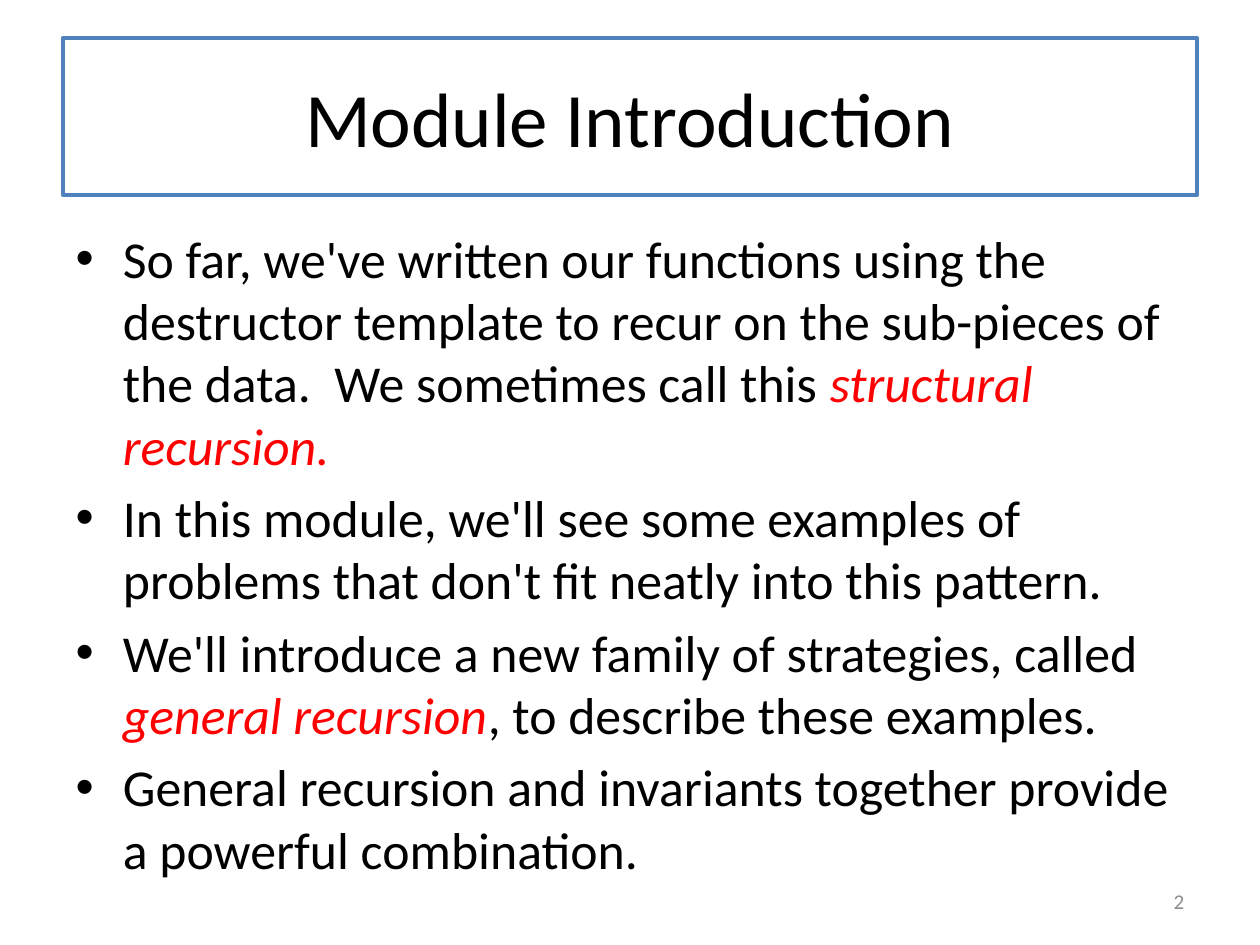
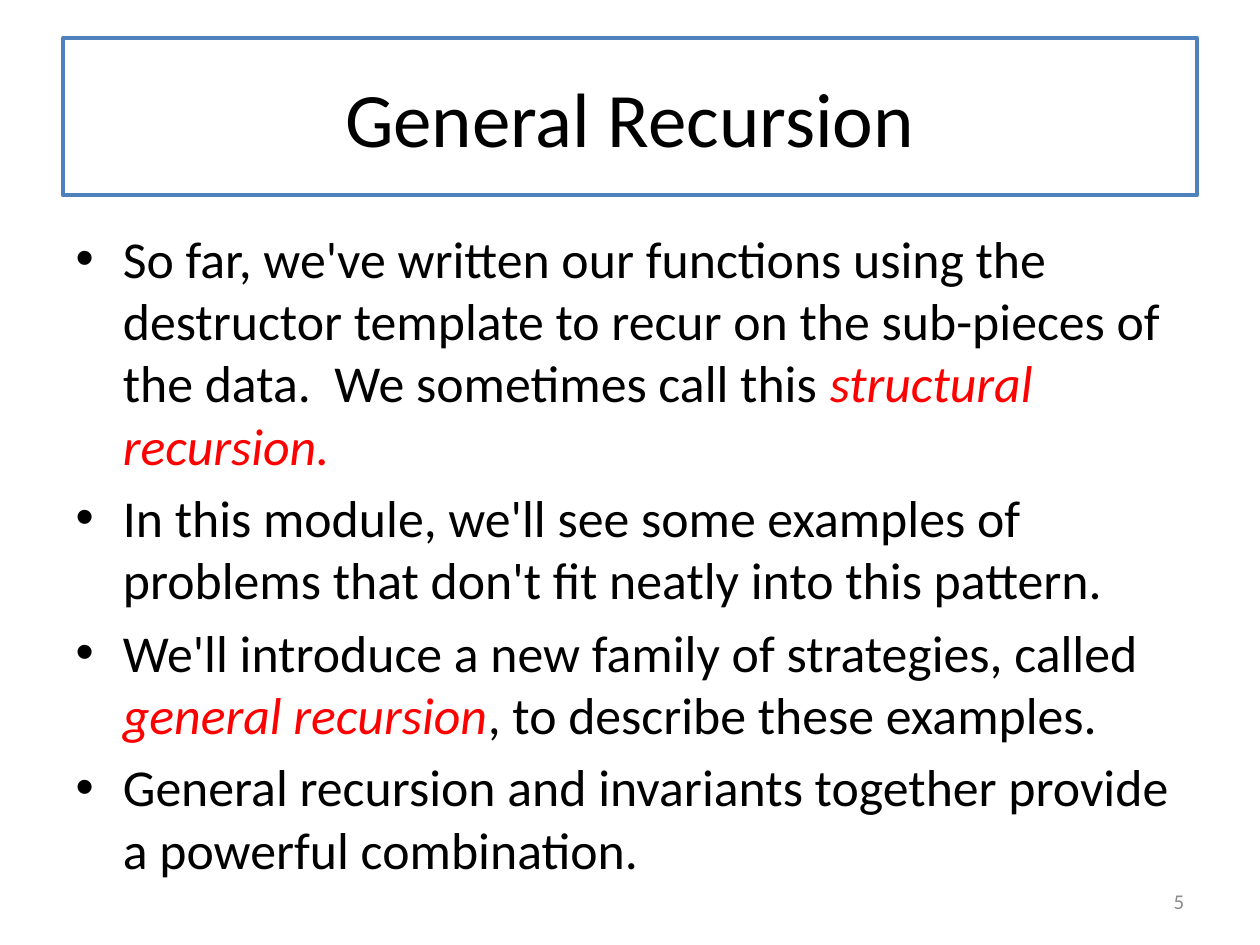
Before and after one commit to mwand/cs5010f17, a slide deck: slide 5 of Slides/Lesson 8.1-8.2 General Recursion.pptx (slide 2 before the commit). Drawn at 1260x945 pixels with LibreOffice and Linux fonts; fonts in the diff are those of the drawing. Boxes give left, top, right and bottom in pixels: in the first picture for what was removed or moved away, otherwise in the second. Text is boxed around its words. In the diff, an @@ line names an element or a change of style, - is before the commit and + after.

```diff
--- a/Slides/Lesson 8.1-8.2 General Recursion.pptx
+++ b/Slides/Lesson 8.1-8.2 General Recursion.pptx
@@ title at bbox=[345, 93, 914, 148]: text changed @@
-Module Introduction
+General Recursion
@@ page number at bbox=[1174, 895, 1185, 909]: text changed @@
-2
+5
```
Also in this commit, not shown: 5 other slides changed, 9 slides added, 1 slide removed, 1 other file.
